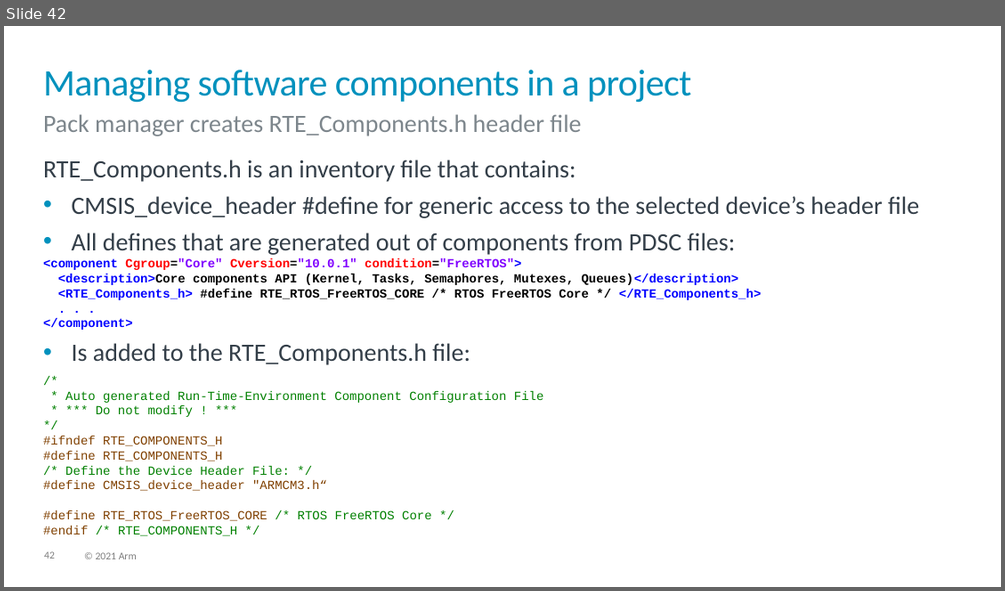
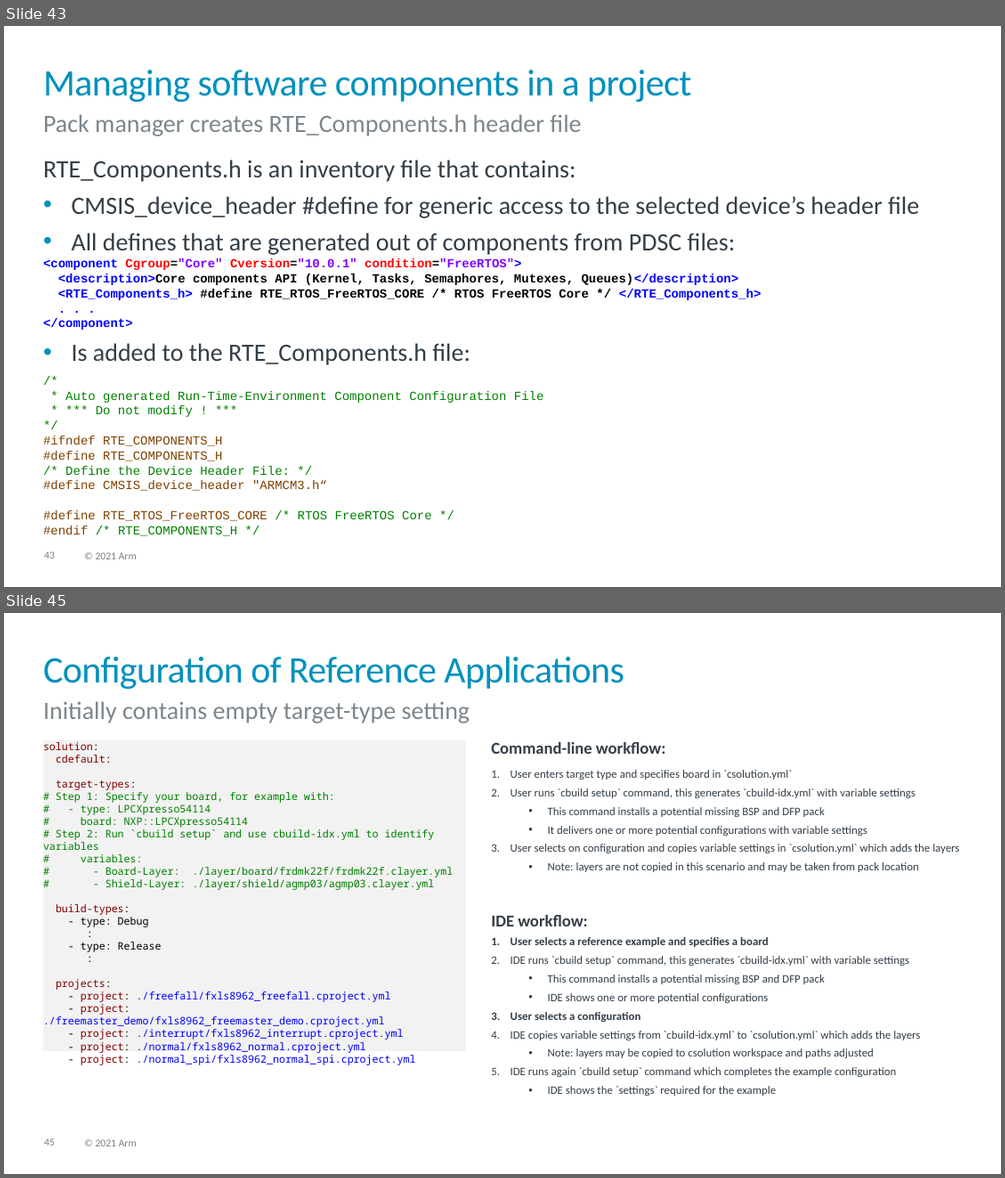
Before and after one commit to Open-CMSIS-Pack/cmsis-toolbox, a slide deck: docs/images/overview.pptx. Shown one above the other, each under a label of ours: slide 42 before the commit, slides 43 and 45 after it; the slides between them are not shown. The pictures are 1005x591 and 1005x1178 pixels, drawn with LibreOffice and Linux fonts; fonts in the diff are those of the drawing. Boxes give left, top, right and bottom in pixels: in the first picture for what was removed or moved away, otherwise in the second. Text is boxed around its words. In the diff, an @@ line names an element or a change of style, - is before the commit and + after.

Commit message:
CMSIS-Toolbox 2.3.0 documentation: (#112)
- adds in csolution project files component instances and optimize:
debug.
- tools are extended with cbuild setup command, --frozen-pack option.
- reworked toolchain agnostic projects
https://github.com/Open-CMSIS-Pack/devtools/issues/1281

```diff
--- a/docs/images/overview.pptx
+++ b/docs/images/overview.pptx
@@ slide 45 added at [4, 613, 1001, 1174], background #FFFFFF; not listed: 2 template elements that a slide beside it also shows @@
@@ title added at [43, 657, 624, 690], 36 pt, text #0091BD @@
+Configuration of Reference Applications
@@ text added at [43, 701, 470, 723], 24 pt, text #7D868C @@
+Initially contains empty target-type setting
@@ text added at [43, 740, 465, 1051], fill #F2F2F2, 10 pt, text #008000 @@
+solution:
+cdefault:
+target-types:
+# Step 1: Specify your board, for example with:
+# - type: LPCXpresso54114
+# board: NXP::LPCXpresso54114
+# Step 2: Run `cbuild setup` and use cbuild-idx.yml to identify variables
+# variables:
+# - Board-Layer: ./layer/board/frdmk22f/frdmk22f.clayer.yml
+# - Shield-Layer: ./layer/shield/agmp03/agmp03.clayer.yml
+build-types:
+- type: Debug
+:
+- type: Release
+:
+projects:
+- project: ./freefall/fxls8962_freefall.cproject.yml
+- project: ./freemaster_demo/fxls8962_freemaster_demo.cproject.yml
+- project: ./interrupt/fxls8962_interrupt.cproject.yml
+- project: ./normal/fxls8962_normal.cproject.yml
+- project: ./normal_spi/fxls8962_normal_spi.cproject.yml
@@ text added at [491, 742, 666, 754], 16 pt, text #333E48, bold @@
+Command-line workflow:
@@ text added at [510, 770, 959, 872], 11 pt, text #333E48 @@
+1. User enters target type and specifies board in `csolution.yml`
+2. User runs `cbuild setup` command, this generates `cbuild-idx.yml` with variable settings
+  • This command installs a potential missing BSP and DFP pack
+  • It delivers one or more potential configurations with variable settings
+3. User selects on configuration and copies variable settings in `csolution.yml` which adds the layers
+  • Note: layers are not copied in this scenario and may be taken from pack location
@@ text added at [491, 915, 588, 926], 16 pt, text #333E48, bold @@
+IDE workflow:
@@ text added at [510, 937, 920, 1095], 11 pt, text #333E48 @@
+1. User selects a reference example and specifies a board
+2. IDE runs `cbuild setup` command, this generates `cbuild-idx.yml` with variable settings
+  • This command installs a potential missing BSP and DFP pack
+  • IDE shows one or more potential configurations
+3. User selects a configuration
+4. IDE copies variable settings from `cbuild-idx.yml` to `csolution.yml` which adds the layers
+  • Note: layers may be copied to csolution workspace and paths adjusted
+5. IDE runs again `cbuild setup` command which completes the example configuration
+  • IDE shows the `settings` required for the example
@@ what was slide 42 is now slide 43 @@
```
Also in this commit, not shown: 2 slides changed, 3 other slides added, 9 other files.
